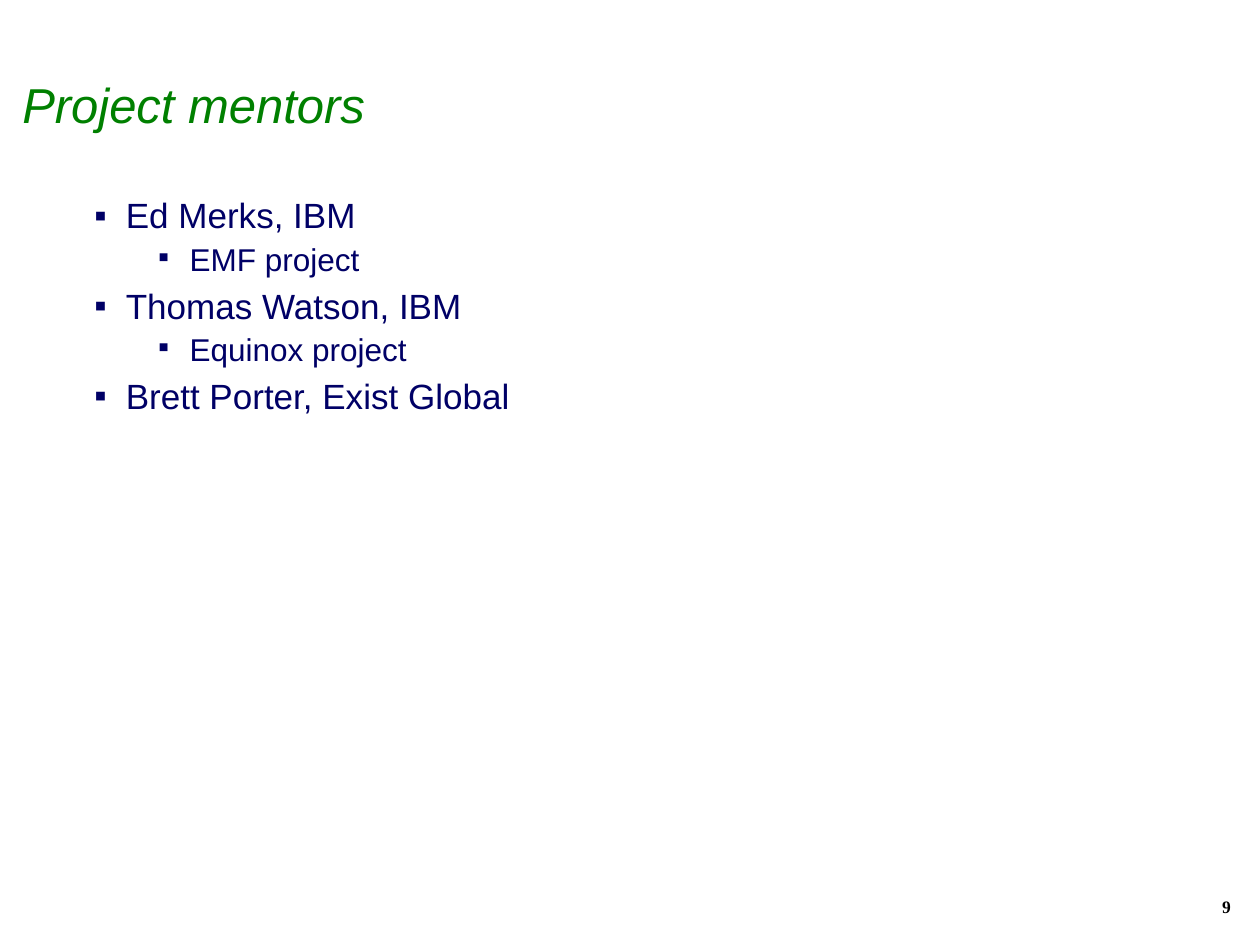
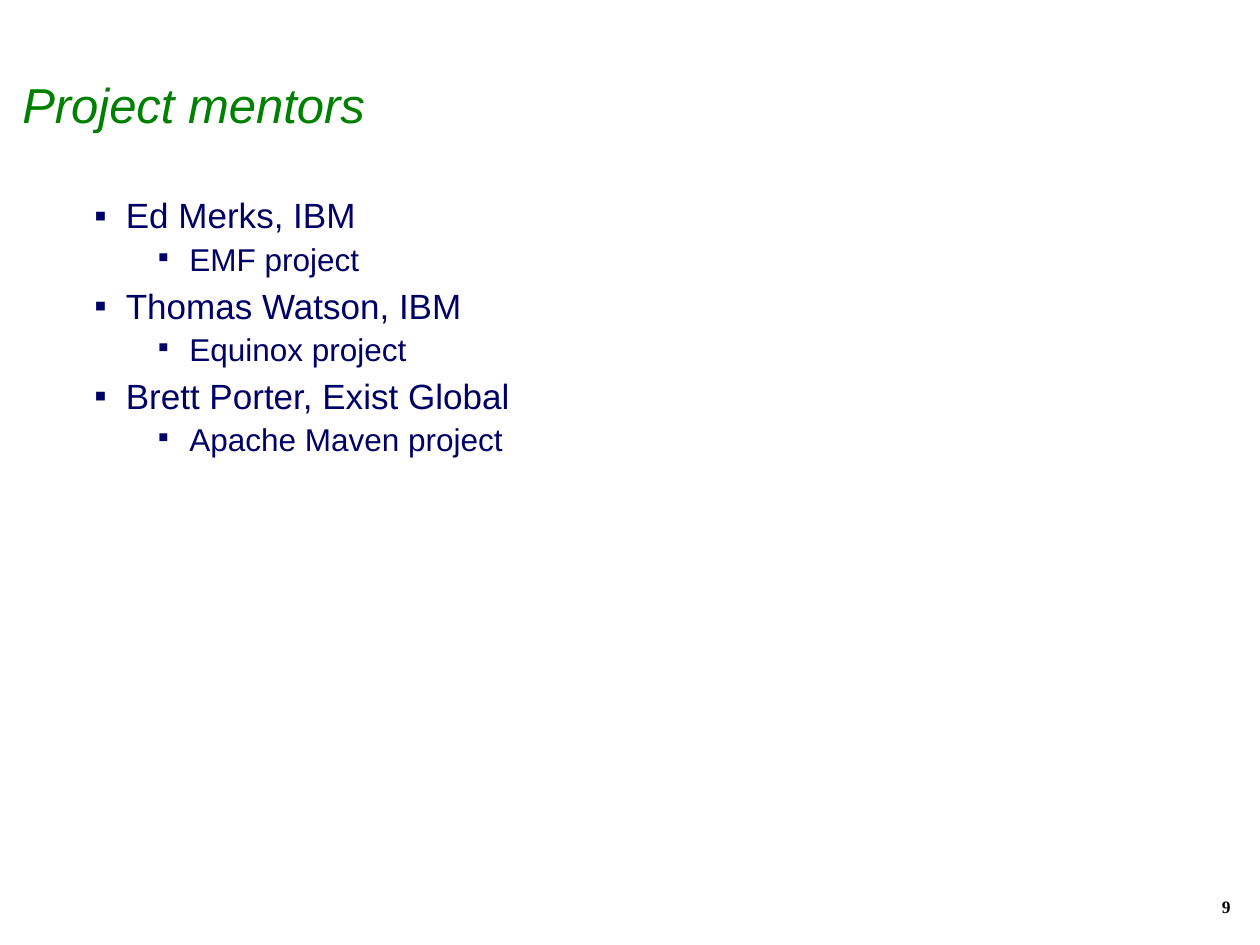
Before and after one commit to isabella232/q4e, a slide deck: slide 9 of docs/EclipseIAMCreationReview.ppt. Drawn at 1260x945 pixels with LibreOffice and Linux fonts; fonts in the diff are those of the drawing; background and template pictures are left out. Boxes give left, top, right and bottom in pixels: in the first picture for what was removed or moved away, otherwise in the second. Text is boxed around its words. In the diff, an @@ line names an element or a change of style, - is before the commit and + after.

```diff
--- a/docs/EclipseIAMCreationReview.ppt
+++ b/docs/EclipseIAMCreationReview.ppt
@@ text at (x1=189, y1=428, x2=502, y2=457): paragraph added @@
+  ▪ Apache Maven project
```
Also in this commit, not shown: 5 other slides changed.
